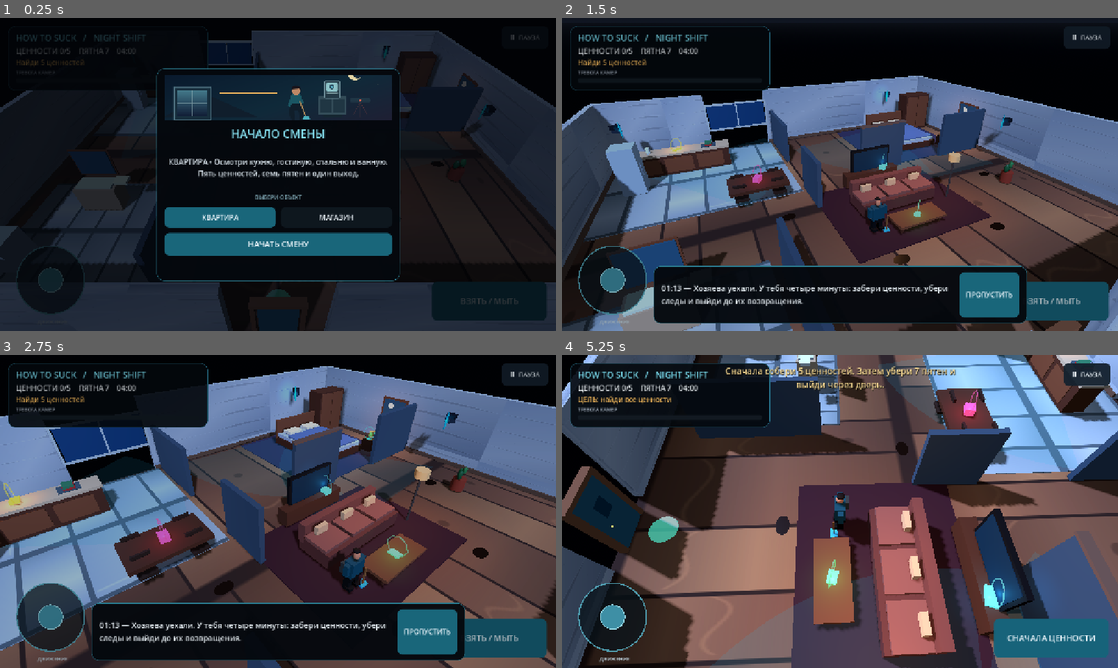
Above: before the commit, frames 1-4 (two rows, left to right).
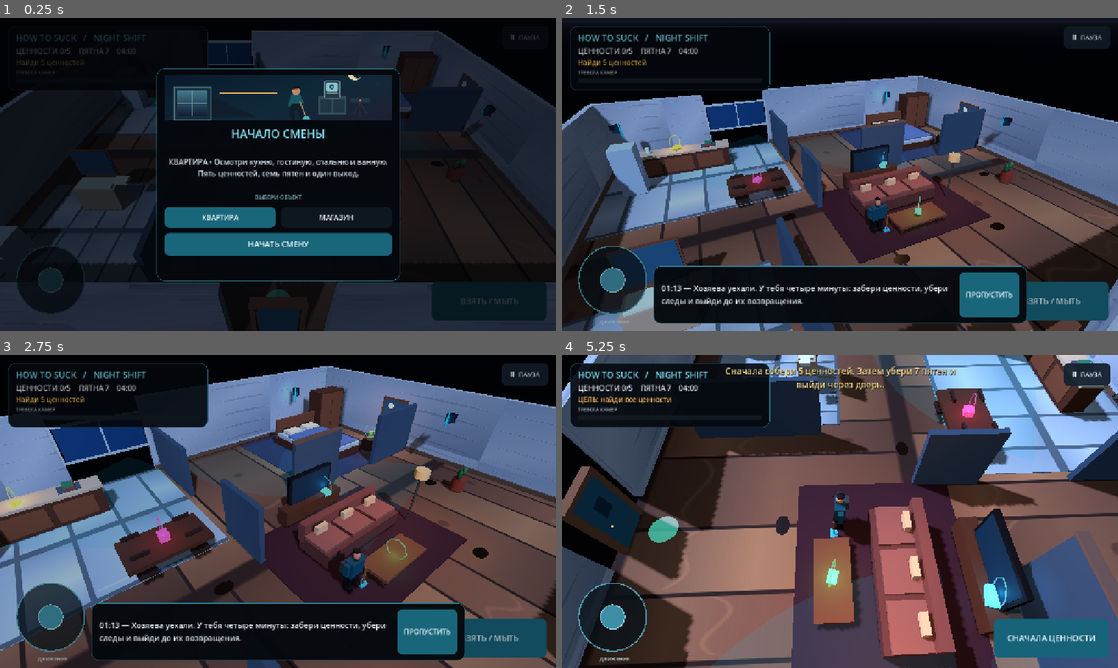
Above: after the commit, the same moments.

Repository: kirovo389-creator/How-to-suck
Game: Godot game, scene res://scenes/main.tscn
Same seed, same stepped clock (60 frames per second), same inputs: the game is played once before the commit and once after it. Sound files missing from this copy of the repository are replaced by a short silence.
Inputs (mouse positions are in pixels of both pictures, inside the frame that each line leads up to):
- Up to frame 1 (0.25 s): no input
- Up to frame 2 (1.5 s): click "НАЧАТЬ СМЕНУ" at 0.5 s; move the mouse to (962, 158) at 1.27 s; hold Right (ui_right) from 1.28 s (still down); click (962, 158) at 1.42 s
- Up to frame 3 (2.75 s): release Right (ui_right) at 2 s; drag from (166, 527) to (250, 574) at 2.02 s
- Up to frame 4 (5.25 s): move the mouse to (895, 442) at 2.77 s; hold Right (ui_right) 2.78-3.5 s; drag from (812, 574) to (673, 464) at 3.52 s; move the mouse to (1006, 558) at 4.27 s; hold Left (ui_left) 4.28-5 s; drag from (673, 464) to (756, 433) at 5.02 s

The runs differ from the first frame. In frame 1, less than 0.1% of the frame differs, in the area x 68-89%, y 8-38%; in frame 2, 0.2%; in frame 3, 0.3%; in frame 4, 1.5%, in the area x 47-90%, y 0-100%.

Commit message:
Freeze world animation and audio during gameplay pause

Diff:
--- a/scripts/game.gd
+++ b/scripts/game.gd
@@ -44,6 +44,7 @@
 var _pending_ending_heading: String = ""
 var _pending_ending_message: String = ""
 var _pending_ending_seconds: int = 0
+var _world_process_mode_before_pause: int = Node.PROCESS_MODE_INHERIT
 
 func _ready() -> void:
     _lighting()
@@ -394,10 +395,23 @@
         paused = true
         player.set_mobile_direction(Vector2.ZERO)
         player.set_physics_process(false)
+        if is_instance_valid(world):
+            _world_process_mode_before_pause = world.process_mode
+            world.process_mode = Node.PROCESS_MODE_DISABLED
+        if is_instance_valid(music):
+            music.stream_paused = true
+        if is_instance_valid(sfx):
+            sfx.stream_paused = true
         hud.show_pause(true)
 
 func _resume_game() -> void:
     paused = false
+    if is_instance_valid(world):
+        world.process_mode = _world_process_mode_before_pause
+    if is_instance_valid(music):
+        music.stream_paused = false
+    if is_instance_valid(sfx):
+        sfx.stream_paused = false
     hud.show_pause(false)
     player.set_mobile_direction(Vector2.ZERO)
     player.set_physics_process(true)
--- a/tests/gameplay_smoke_test.gd
+++ b/tests/gameplay_smoke_test.gd
@@ -153,10 +153,27 @@
     main.call("_skip_cutscene")
     _check(not bool(main.get("cutscene_playing")), "opening cinematic can be skipped")
     await process_frame
+    var pause_time_before: float = float(main.get("time_left"))
+    var pause_loot_position := loot[0].global_position
+    var pause_cameras := get_nodes_in_group("security_cameras")
+    var pause_camera_head: Node3D
+    var pause_camera_rotation: float = 0.0
+    if not pause_cameras.is_empty():
+        pause_camera_head = (pause_cameras[0] as Node3D).get("_head") as Node3D
+        pause_camera_rotation = pause_camera_head.rotation.y
     main.call("_toggle_pause")
     _check(bool(main.get("paused")), "pause freezes the shift")
+    _check((world.process_mode == Node.PROCESS_MODE_DISABLED), "pause disables the 3D world process tree")
+    _check(bool((main.get("music") as AudioStreamPlayer).stream_paused), "pause suspends ambient audio")
+    await create_timer(0.3).timeout
+    _check(is_equal_approx(float(main.get("time_left")), pause_time_before), "mission timer remains frozen while paused")
+    _check(loot[0].global_position.distance_to(pause_loot_position) < 0.001, "collectible bobbing stops while paused")
+    if is_instance_valid(pause_camera_head):
+        _check(is_equal_approx(pause_camera_head.rotation.y, pause_camera_rotation), "security camera sweep stops while paused")
     main.call("_resume_game")
     _check(not bool(main.get("paused")), "resume restores the shift")
+    _check(world.process_mode != Node.PROCESS_MODE_DISABLED, "resume restores world processing")
+    _check(not bool((main.get("music") as AudioStreamPlayer).stream_paused), "resume restores ambient audio")
 
     player.global_position = exit_target.global_position
     main.call("_on_action_pressed")
Not shown, changed: tools/validate_project.py
